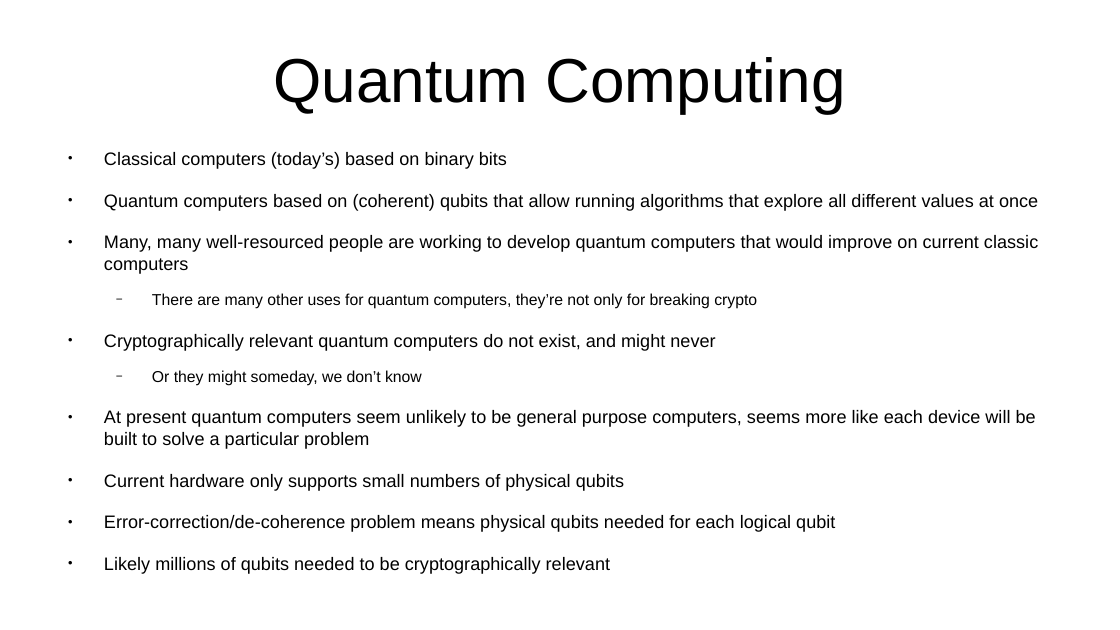
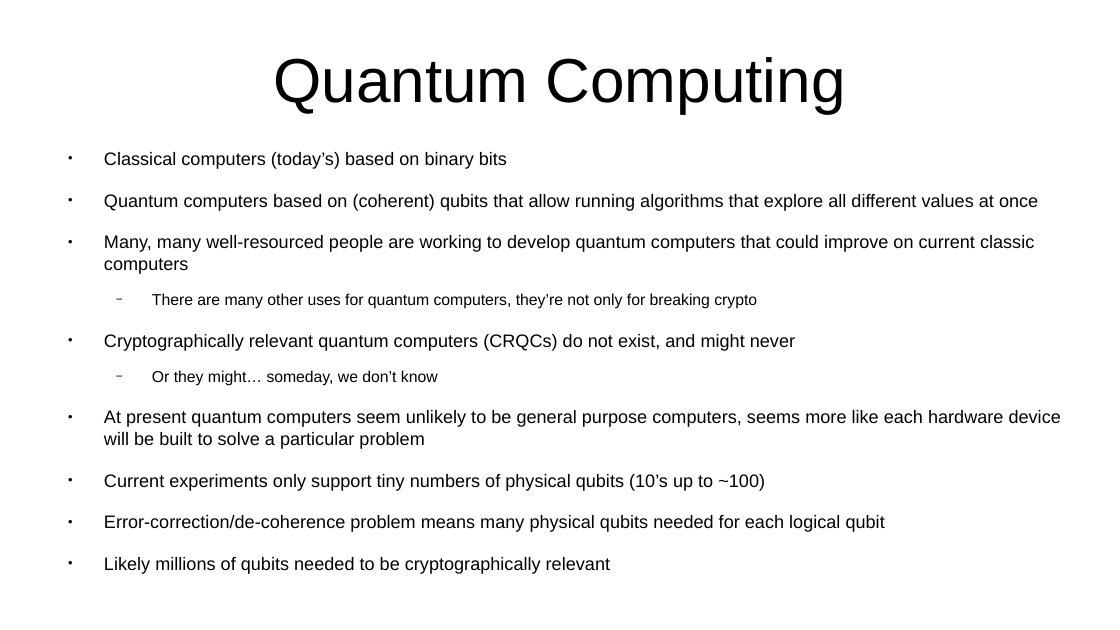
Before and after one commit to sftcd/cs7053, a slide deck: slide 5 of 2022lectures/05-pqc.odp. Drawn at 1120x630 pixels with LibreOffice and Linux fonts; fonts in the diff are those of the drawing. Boxes give left, top, right and bottom in pixels: in the first picture for what was removed or moved away, otherwise in the second. Text is boxed around its words. In the diff, an @@ line names an element or a change of style, - is before the commit and + after.

```diff
--- a/2022lectures/05-pqc.odp
+++ b/2022lectures/05-pqc.odp
@@ text at [104, 235, 1034, 274]: text changed @@
-● Many, many well-resourced people are working to develop quantum computers that would improve on current classic computers
+● Many, many well-resourced people are working to develop quantum computers that could improve on current classic computers
@@ text at [104, 370, 1061, 532]: text changed @@
-● Cryptographically relevant quantum computers do not exist, and might never
-  − Or they might someday, we don’t know
-● At present quantum computers seem unlikely to be general purpose computers, seems more like each device will be built to solve a particular problem
-● Current hardware only supports small numbers of physical qubits
-● Error-correction/de-coherence problem means physical qubits needed for each logical qubit
+● Cryptographically relevant quantum computers (CRQCs) do not exist, and might never
+  − Or they might… someday, we don’t know
+● At present quantum computers seem unlikely to be general purpose computers, seems more like each hardware device will be built to solve a particular problem
+● Current experiments only support tiny numbers of physical qubits (10’s up to ~100)
+● Error-correction/de-coherence problem means many physical qubits needed for each logical qubit
```
Also in this commit, not shown: 11 other slides changed, 2 other files.
